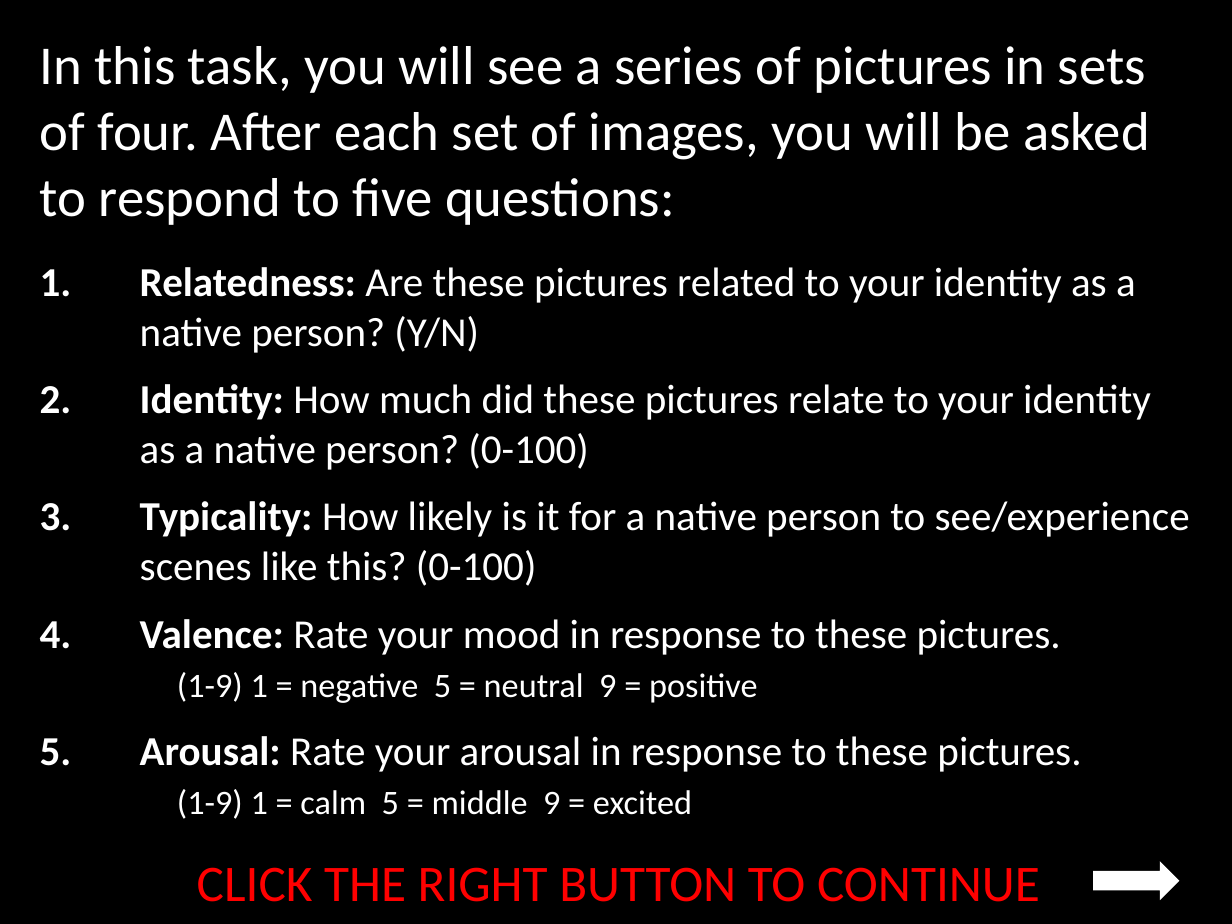
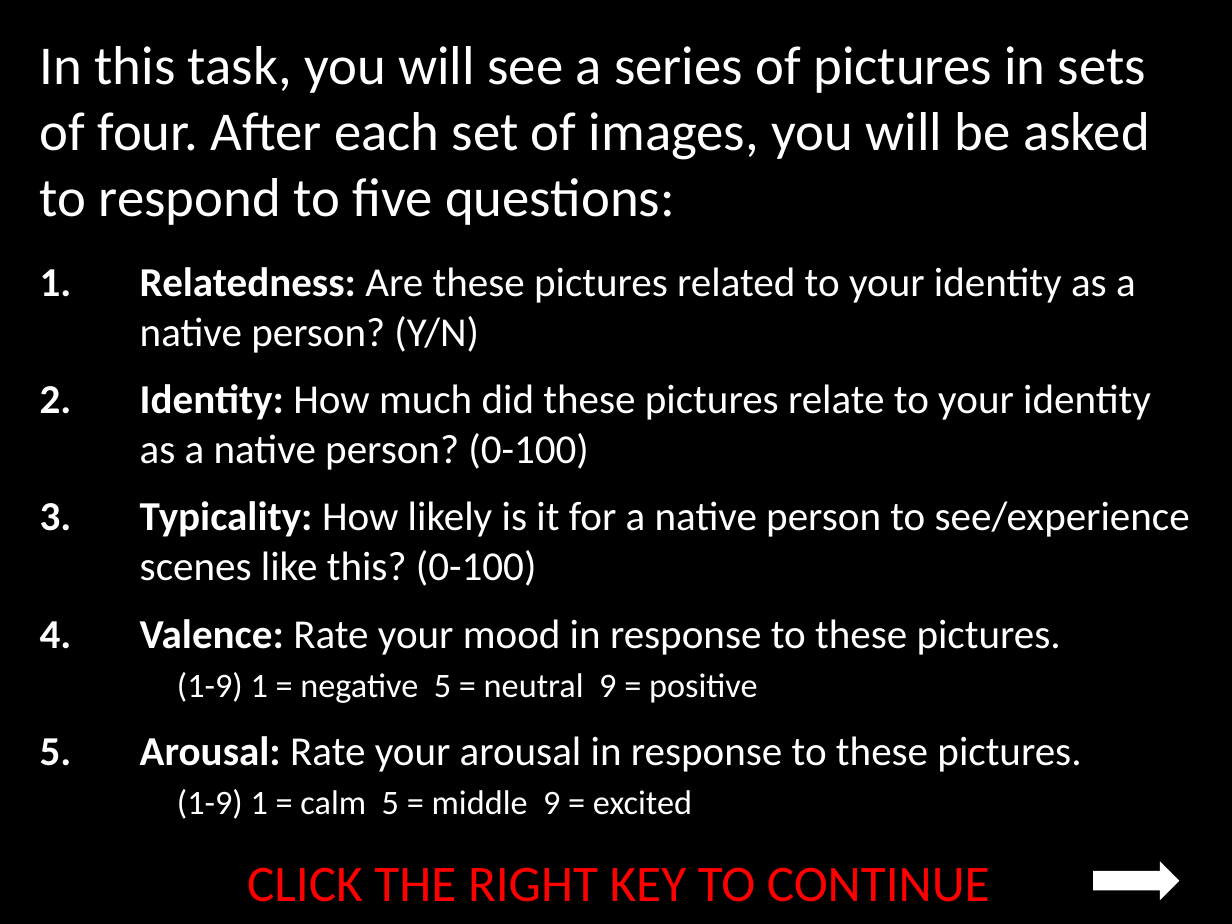
Before and after one commit to laureate-institute-for-brain-research/StimToolOnline, a slide deck: slide 18 of public/js/tasks/ncair/media/Ncair_Remote_Instructions.pptx (slide 16 before the commit). Drawn at 1232x924 pixels with LibreOffice and Linux fonts; fonts in the diff are those of the drawing. Boxes give left, top, right and bottom in pixels: in the first picture for what was removed or moved away, otherwise in the second. Text is boxed around its words. In the diff, an @@ line names an element or a change of style, - is before the commit and + after.

```diff
--- a/public/js/tasks/ncair/media/Ncair_Remote_Instructions.pptx
+++ b/public/js/tasks/ncair/media/Ncair_Remote_Instructions.pptx
@@ text at [247, 867, 990, 902]: text changed @@
-CLICK THE RIGHT BUTTON TO CONTINUE
+CLICK THE RIGHT KEY TO CONTINUE
```
Also in this commit, not shown: 4 other slides changed, 2 slides added, 19 other files.
